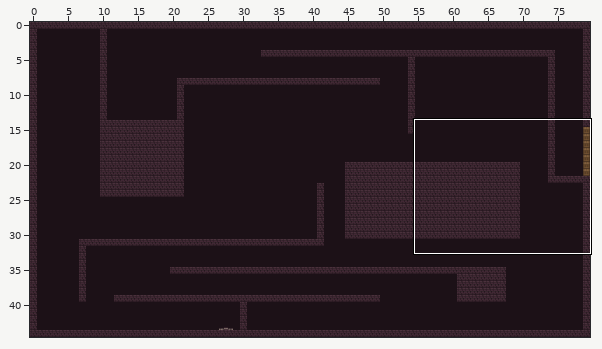
Tiled map: src/main/resources/assets/levels/FinalRight.tmx. Above, an overview of the earlier version with the close-up marked.
Close-up. The starting point:
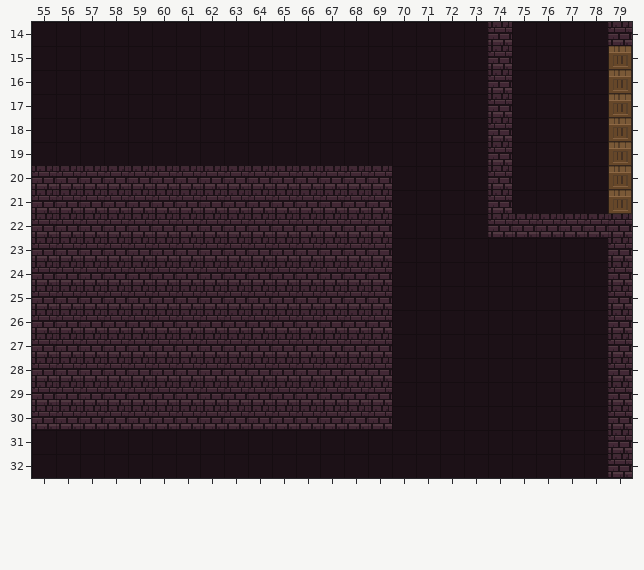
Cells are 16x16 px. Shown: x 55..79, y 14..32. The commit also changed other parts of the map, which this record leaves out.
And afterwards:
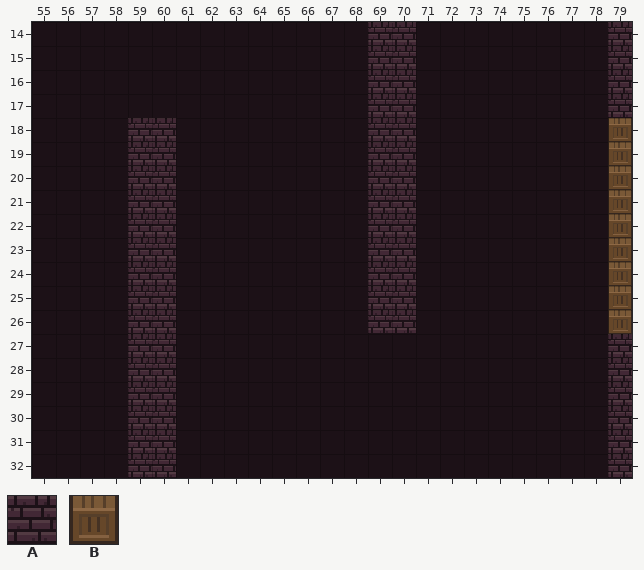
Key: from "0x72_16x16DungeonTileset.v3": A 17, B 117.
_ is an empty cell.
From old to new:
Layer "Tile Layer 2":
The edit turns tile B into tile A in rows 15 to 17 at x 79.
There is now tile A in rows 14 to 17 at x 69 to 70; in rows 18 to 19 at x 59 to 60 and 69 to 70; in rows 20 to 26 at x 70; in rows 31 to 32 at x 59 to 60.
The edit turns tile A into tile B in rows 22 to 26 at x 79.
Tile A is removed in rows 14 to 19 at x 74; in rows 20 to 21 at x 55 to 58, 61 to 68 and 74; in row 22 at x 55 to 58, 61 to 68 and 74 to 78; in rows 23 to 26 at x 55 to 58 and 61 to 68; in rows 27 to 30 at x 55 to 58 and 61 to 69.
Pixel boxes of the changes (left, top, right, bottom) in both close-ups:
changed: (32, 22, 416, 477)
changed: (488, 22, 632, 334)
